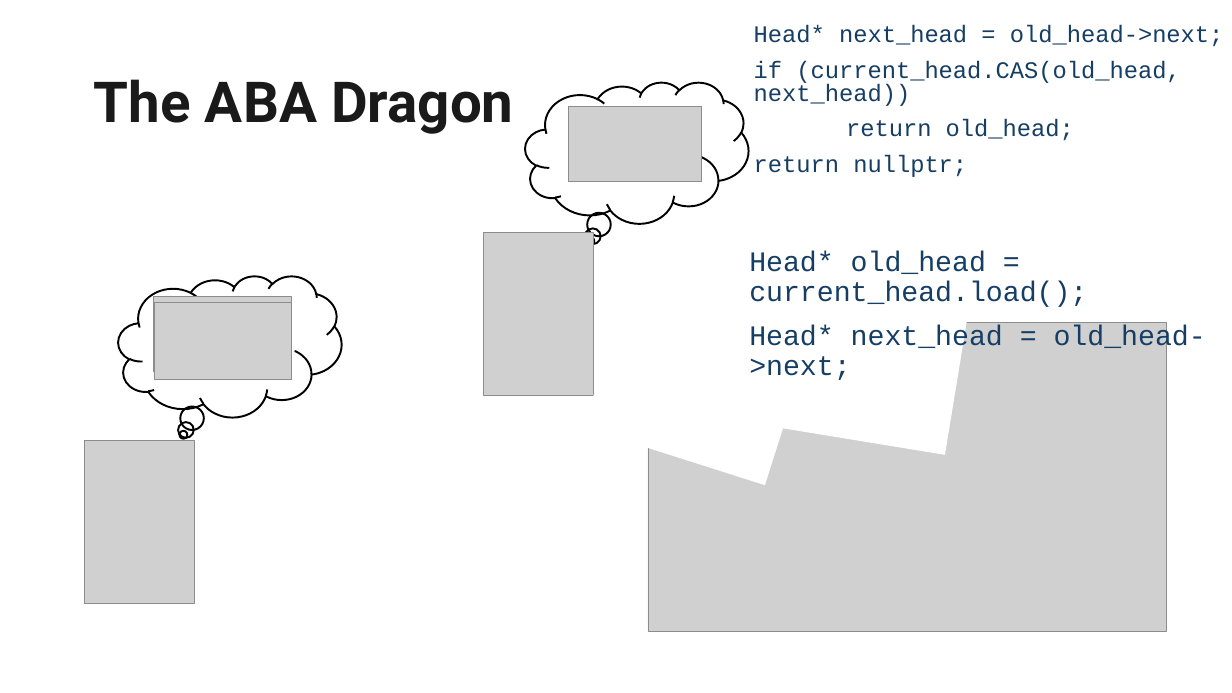
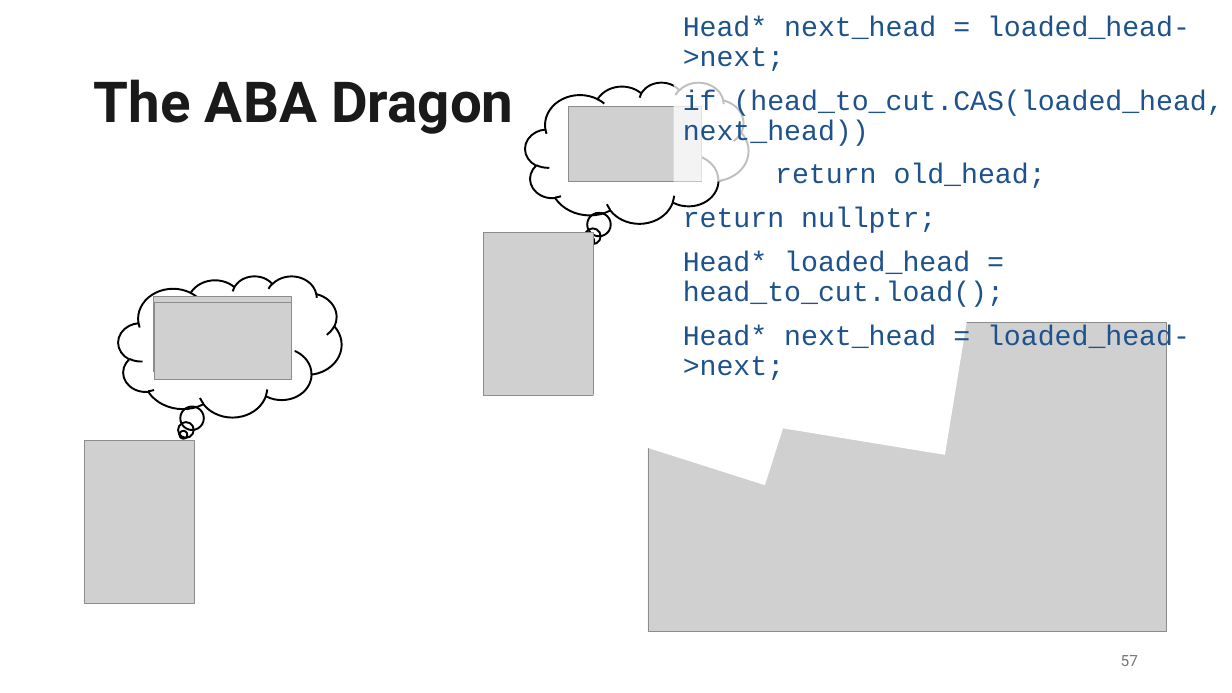
Before and after one commit to EmptySquareBubble/once_upon_a_thread, a slide deck: slide 57 of slides/Once Upon a Thread.pptx (slide 58 before the commit). Drawn at 1232x693 pixels with LibreOffice and Linux fonts; fonts in the diff are those of the drawing; grey boxes stand for pictures; background and template pictures are left out. Boxes give left, top, right and bottom in pixels: in the first picture for what was removed or moved away, otherwise in the second. Text is boxed around its words. In the diff, an @@ line names an element or a change of style, - is before the commit and + after.

```diff
--- a/slides/Once Upon a Thread.pptx
+++ b/slides/Once Upon a Thread.pptx
@@ text "Head* next_head = loaded_head->next;" moved from (x1=754, y1=25, x2=1224, y2=177) to (x1=683, y1=16, x2=1223, y2=188) @@
@@ text at (x1=683, y1=16, x2=1223, y2=148): text changed; size 18.5 to 22 pt; text colour #163E64 to #1E528C @@
-Head* next_head = old_head->next;
-if (current_head.CAS(old_head, next_head))
+Head* next_head = loaded_head->next;
+if (head_to_cut.CAS(loaded_head, next_head))
@@ text at (x1=775, y1=163, x2=1046, y2=188): size 18.5 to 22 pt, text colour #163E64 to #1E528C in "return old_head;", "return nullptr;"; line spacing 0.8 to 0.9 @@
@@ text at (x1=683, y1=251, x2=1190, y2=353): text changed; text colour #163E64 to #1E528C @@
-Head* old_head = current_head.load();
-Head* next_head = old_head->next;
+Head* loaded_head = head_to_cut.load();
+Head* next_head = loaded_head->next;
@@ page number added at (x1=1121, y1=655, x2=1138, y2=666), 12 pt, text #797979 @@
+57
```
Also in this commit, not shown: 61 other slides changed, 2 slides added, 3 slides removed.
